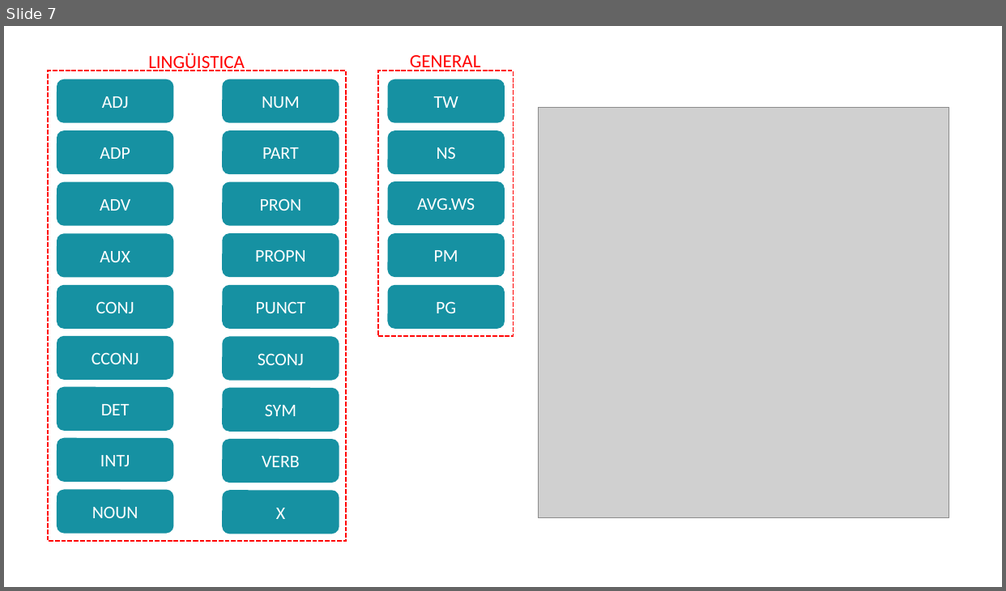
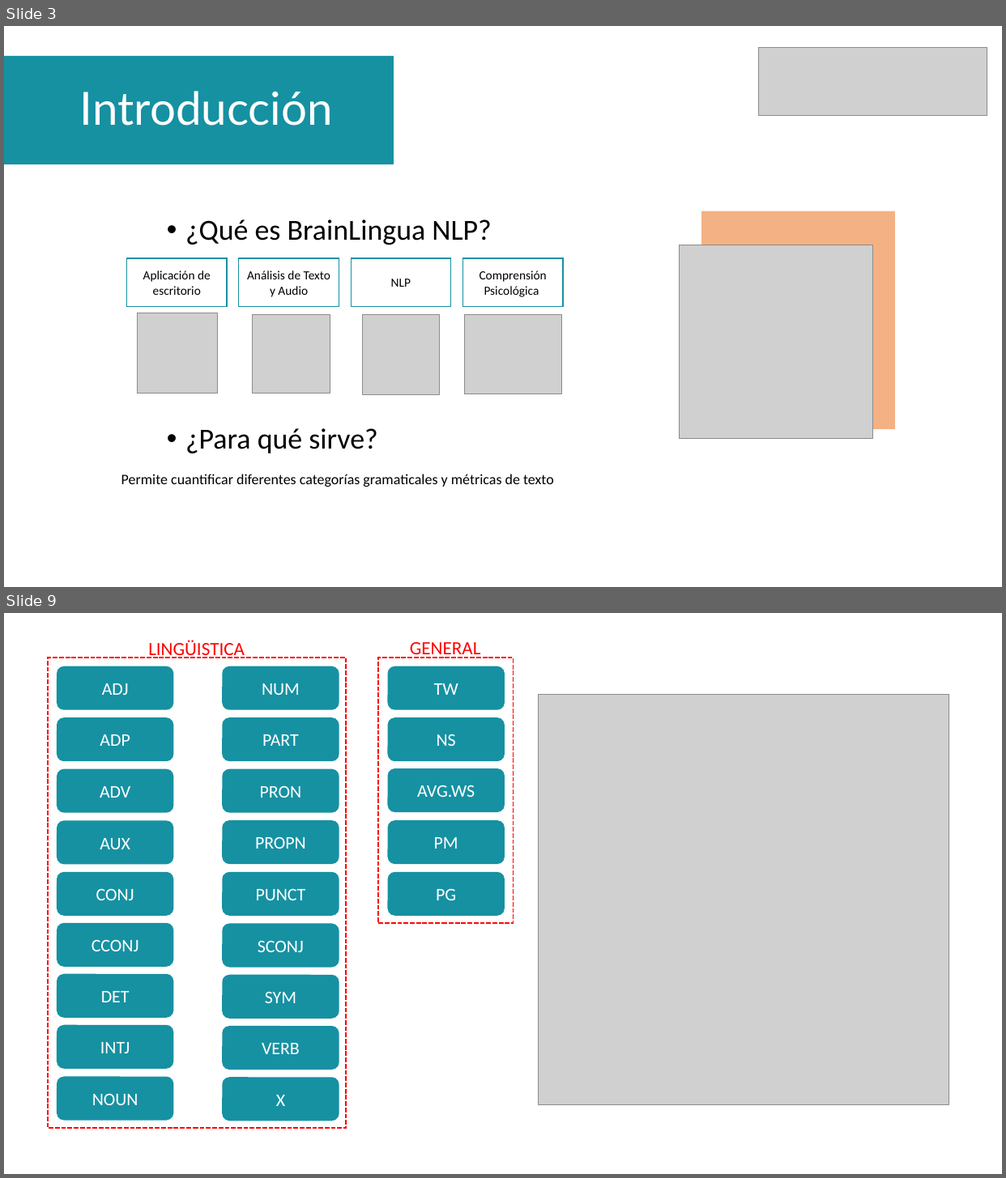
Before and after one commit to pablofernandez070/BrainLingua, a slide deck: Manual_Usuario/BrainLingua NLP.pptx. Shown one above the other, each under a label of ours: slide 7 before the commit, slides 3 and 9 after it; the slides between them are not shown. The pictures are 1006x591 and 1006x1178 pixels, drawn with LibreOffice and Linux fonts; fonts in the diff are those of the drawing; grey boxes stand for pictures. Boxes give left, top, right and bottom in pixels: in the first picture for what was removed or moved away, otherwise in the second. Text is boxed around its words. In the diff, an @@ line names an element or a change of style, - is before the commit and + after.

```diff
--- a/Manual_Usuario/BrainLingua NLP.pptx
+++ b/Manual_Usuario/BrainLingua NLP.pptx
@@ slide 3 added at box(4, 26, 1002, 587), background #FFFFFF @@
@@ picture added at box(759, 47, 987, 115) @@
@@ rectangle added at box(4, 56, 394, 165), fill #1691A2 @@
@@ title added at box(80, 91, 333, 126), 44 pt, text #FFFFFF @@
+Introducción
@@ text added at box(185, 220, 491, 454), 28 pt, text #000000 @@
+• ¿Qué es BrainLingua NLP?
+• ¿Para qué sirve?
@@ rectangle added at box(701, 211, 895, 429), fill #F4B183 @@
@@ rectangle added at box(127, 258, 227, 307), fill #FFFFFF, outline #1691A2 1 pt, 12 pt, text #000000 @@
+Aplicación de escritorio
@@ rectangle added at box(239, 258, 339, 307), fill #FFFFFF, outline #1691A2 1 pt, 12 pt, text #000000 @@
+Análisis de Texto y Audio
@@ rectangle added at box(351, 258, 451, 307), fill #FFFFFF, outline #1691A2 1 pt, 12 pt, text #000000 @@
+NLP
@@ rectangle added at box(463, 258, 563, 307), fill #FFFFFF, outline #1691A2 1 pt, 12 pt, text #000000 @@
+Comprensión Psicológica
@@ picture added at box(680, 246, 872, 438) @@
@@ picture added at box(138, 313, 217, 393) @@
@@ picture added at box(252, 315, 330, 393) @@
@@ picture added at box(363, 315, 440, 395) @@
@@ picture added at box(464, 315, 562, 395) @@
@@ text added at box(121, 474, 554, 487), 14 pt, text #000000 @@
+Permite cuantificar diferentes categorías gramaticales y métricas de texto
@@ what was slide 7 is now slide 9 @@
```
Also in this commit, not shown: 6 slides changed, 3 other slides added, 2 slides removed, 12 other files.
